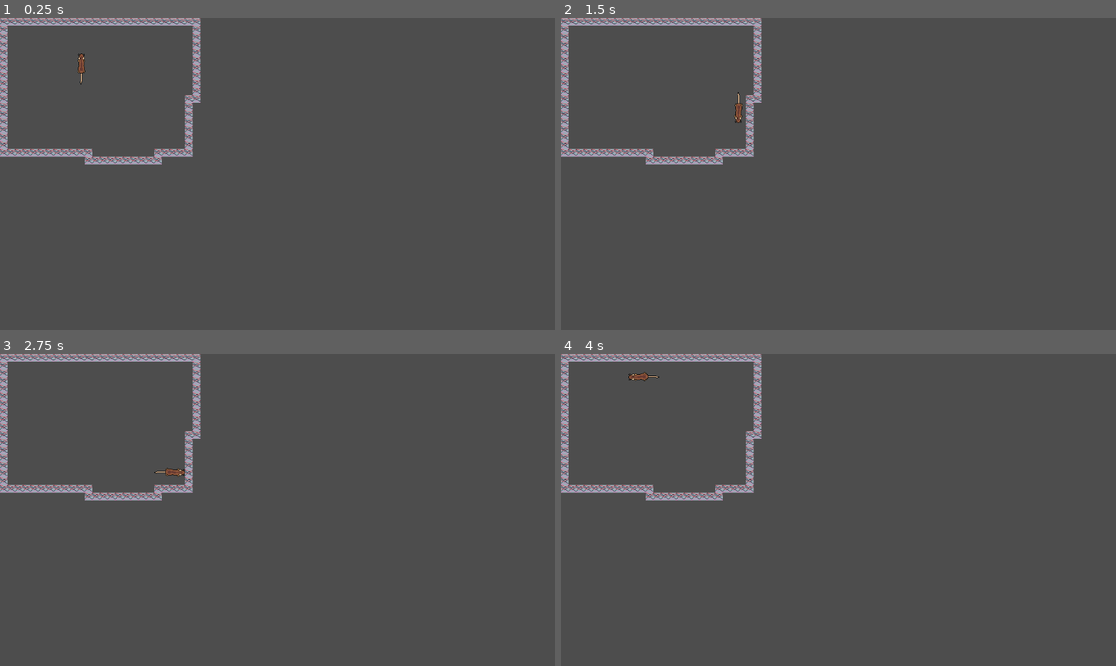
Above: before the commit, frames 1-4 (two rows, left to right).
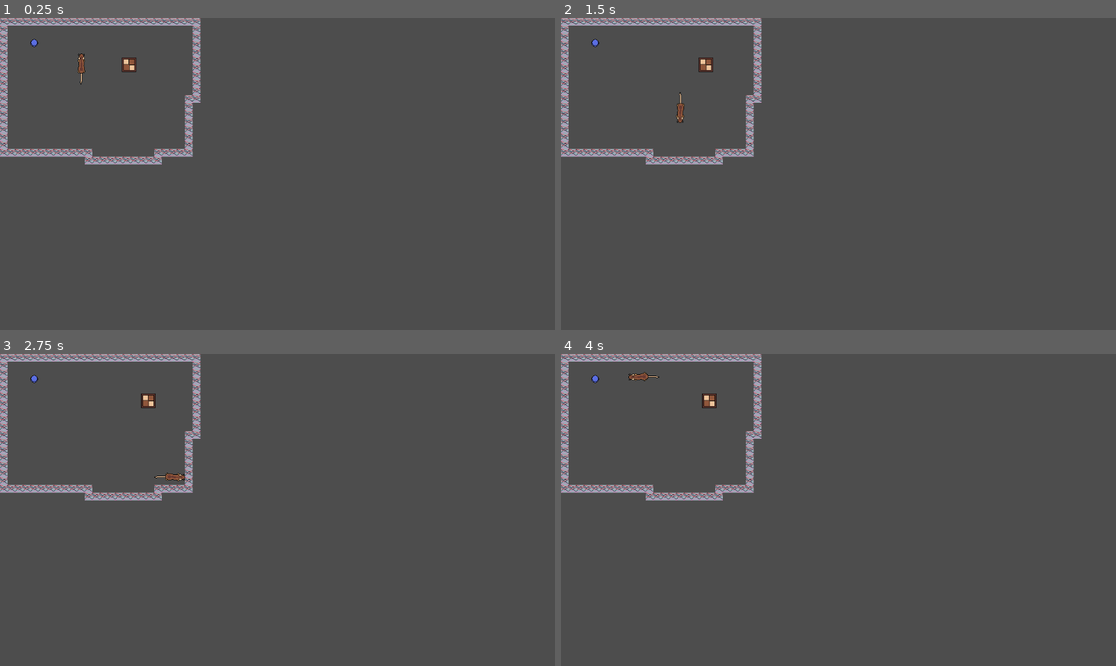
Above: after the commit, the same moments.

Repository: LawGNat/Tail-of-Two-Rats
Game: Godot game, scene res://scenes/root.tscn
Same seed, same stepped clock (60 frames per second), same inputs: the game is played once before the commit and once after it.
Inputs:
- Up to frame 1 (0.25 s): no input
- Up to frame 2 (1.5 s): tap Enter at 0.5 s; hold D (right) 0.53-1.28 s; hold S (down) from 1.28 s (still down)
- Up to frame 3 (2.75 s): release S (down) at 2.03 s; hold D (right) from 2.03 s (still down)
- Up to frame 4 (4 s): release D (right) at 2.78 s; hold W (up) 2.78-3.53 s; hold A (left) from 3.53 s (still down)

The runs differ from the first frame. In frame 1, 0.1% of the frame differs, in the area x 5-25%, y 6-18%; in frame 2, 0.3%, in the area x 5-33%, y 6-34%; in frame 3, 0.3%; in frame 4, 0.1%.

Commit message:
button and box

Diff:
--- /dev/null
+++ b/blue_button.gd
@@ -0,0 +1,19 @@
+extends Area2D
+
+@onready var sprite = $Sprite2D
+
+@export var idle_texture: Texture2D
+@export var pressed_texture: Texture2D
+
+# Called when the node enters the scene tree for the first time.
+func _ready() -> void:
+	sprite.texture = idle_texture
+	z_index = -1
+
+func _on_body_entered(body: Node2D) -> void:
+	if body.is_in_group("player"):
+		sprite.texture = pressed_texture
+
+func _on_body_exited(body: Node2D) -> void:
+	if body.is_in_group("player"):
+		sprite.texture = idle_texture
--- /dev/null
+++ b/blue_button.tscn
@@ -0,0 +1,21 @@
+[gd_scene load_steps=5 format=3 uid="uid://d026447uo25wn"]
+
+[ext_resource type="Script" path="res://blue_button.gd" id="1_f4nou"]
+[ext_resource type="Texture2D" uid="uid://cjnp0px1kt060" path="res://assets/sprites/buttons/blubutton1.png" id="1_u1ywv"]
+[ext_resource type="Texture2D" uid="uid://d856fuhqi6u" path="res://assets/sprites/buttons/blubutton2.png" id="3_1qpn5"]
+
+[sub_resource type="RectangleShape2D" id="RectangleShape2D_ifmyj"]
+
+[node name="Area2D" type="Area2D"]
+script = ExtResource("1_f4nou")
+idle_texture = ExtResource("1_u1ywv")
+pressed_texture = ExtResource("3_1qpn5")
+
+[node name="CollisionShape2D" type="CollisionShape2D" parent="."]
+shape = SubResource("RectangleShape2D_ifmyj")
+
+[node name="Sprite2D" type="Sprite2D" parent="."]
+texture = ExtResource("1_u1ywv")
+
+[connection signal="body_entered" from="." to="." method="_on_body_entered"]
+[connection signal="body_exited" from="." to="." method="_on_body_exited"]
--- /dev/null
+++ b/box.tscn
@@ -0,0 +1,14 @@
+[gd_scene load_steps=3 format=3 uid="uid://p5j580kk3i8x"]
+
+[ext_resource type="Texture2D" uid="uid://p3pxa5aai1ie" path="res://assets/sprites/level/box.png" id="1_7usid"]
+
+[sub_resource type="RectangleShape2D" id="RectangleShape2D_srgcb"]
+size = Vector2(30, 30)
+
+[node name="Box" type="RigidBody2D"]
+
+[node name="CollisionShape2D" type="CollisionShape2D" parent="."]
+shape = SubResource("RectangleShape2D_srgcb")
+
+[node name="Sprite2D" type="Sprite2D" parent="."]
+texture = ExtResource("1_7usid")
--- a/project.godot
+++ b/project.godot
@@ -14,6 +14,10 @@
 run/main_scene="res://scenes/root.tscn"
 config/features=PackedStringArray("4.3", "GL Compatibility")
 config/icon="res://icon.svg"
+
+[global_group]
+
+player=""
 
 [input]
 
@@ -47,6 +51,10 @@
 ]
 }
 
+[physics]
+
+2d/default_gravity=0.0
+
 [rendering]
 
 renderer/rendering_method="gl_compatibility"
--- a/scenes/player.tscn
+++ b/scenes/player.tscn
@@ -34,7 +34,7 @@
 "speed": 5.0
 }]
 
-[node name="Player" type="CharacterBody2D"]
+[node name="Player" type="CharacterBody2D" groups=["player"]]
 script = ExtResource("1_eng8u")
 
 [node name="CollisionShape2D" type="CollisionShape2D" parent="."]
--- a/scenes/root.tscn
+++ b/scenes/root.tscn
@@ -1,7 +1,9 @@
-[gd_scene load_steps=6 format=4 uid="uid://dau61mdixlkny"]
+[gd_scene load_steps=8 format=4 uid="uid://dau61mdixlkny"]
 
 [ext_resource type="PackedScene" uid="uid://7xvfffii4qf6" path="res://scenes/player.tscn" id="1_gud58"]
 [ext_resource type="Texture2D" uid="uid://r2napf88kif7" path="res://assets/sprites/level/wall.png" id="2_2saux"]
+[ext_resource type="PackedScene" uid="uid://d026447uo25wn" path="res://blue_button.tscn" id="3_bh62i"]
+[ext_resource type="PackedScene" uid="uid://p5j580kk3i8x" path="res://box.tscn" id="4_acwko"]
 
 [sub_resource type="PhysicsMaterial" id="PhysicsMaterial_oqg5n"]
 
@@ -23,3 +25,9 @@
 [node name="TileMapLayer" type="TileMapLayer" parent="."]
 tile_map_data = PackedByteArray("AAAAAAAAAAAAAAAAAAABAAAAAAAAAAAAAAACAAAAAAAAAAAAAAADAAAAAAAAAAAAAAAEAAAAAAAAAAAAAAAFAA …(1296 unchanged characters)…
 tile_set = SubResource("TileSet_oxhuh")
+
+[node name="BlueButton" parent="." instance=ExtResource("3_bh62i")]
+position = Vector2(71, 52)
+
+[node name="Box" parent="." instance=ExtResource("4_acwko")]
+position = Vector2(268, 97)
--- a/scripts/player.gd
+++ b/scripts/player.gd
@@ -2,6 +2,8 @@
 
 @export var speed = 400
 @export var rotation_speed = 30.0
+@export var push_force = 50.0
+@export var friction = 0.9
 
 @onready var animation = $AnimatedSprite2D
 
@@ -20,4 +22,17 @@
 
 func _physics_process(_delta):
 	get_input()
-	move_and_slide()
+	var collision = move_and_collide(velocity * _delta)
+	if collision:
+		var collider = collision.get_collider()
+		if collider is RigidBody2D:
+			var push_direction = velocity.normalized()
+
+			collider.linear_velocity = push_direction * push_force
+
+			if collider.linear_velocity.length() > 0:
+				collider.linear_velocity *= friction
+			else:
+				collider.linear_velocity = collider.linear_velocity.move_toward(Vector2.ZERO, friction)
+
+			collider.linear_damp = 3
Binary file added: assets/sprites/buttons/blubutton1.png
Not shown, added: assets/sprites/buttons/blubutton1.png.import
Binary file added: assets/sprites/buttons/blubutton2.png
Not shown, added: assets/sprites/buttons/blubutton2.png.import
Binary file added: assets/sprites/level/box.png
Not shown, added: assets/sprites/level/box.png.import
